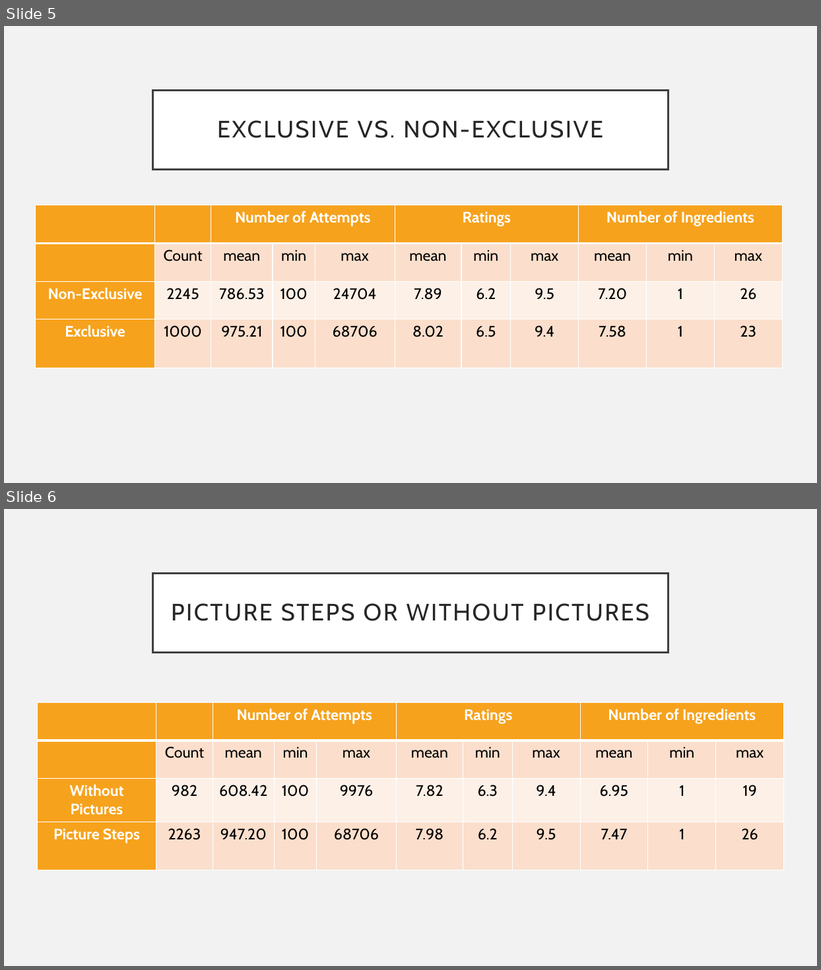
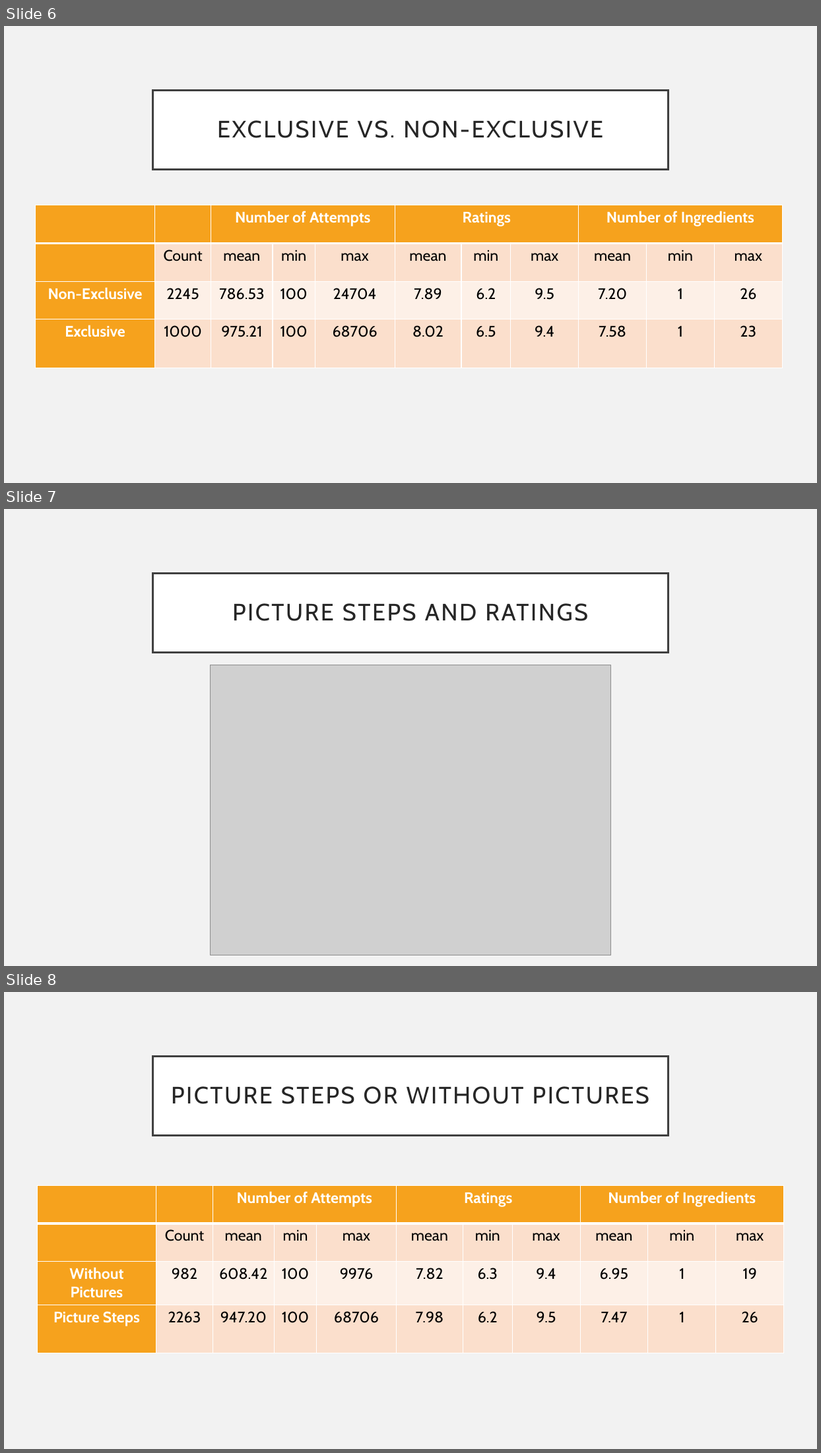
Before and after one commit to shimmer-croissant0707/web_scraping_project, a slide deck: Web_Scraping_Project_Presentation Hanbo Shao.pptx. Shown one above the other, each under a label of ours: slides 5 and 6 before the commit, slides 6, 7 and 8 after it. The pictures are 821x970 and 821x1453 pixels, drawn with LibreOffice and Linux fonts; fonts in the diff are those of the drawing; grey boxes stand for pictures. Boxes give left, top, right and bottom in pixels: in the first picture for what was removed or moved away, otherwise in the second. Text is boxed around its words. In the diff, an @@ line names an element or a change of style, - is before the commit and + after.

```diff
--- a/Web_Scraping_Project_Presentation Hanbo Shao.pptx
+++ b/Web_Scraping_Project_Presentation Hanbo Shao.pptx
@@ slide 7 added at (4,509,817,966), background #F2F2F2 @@
@@ title added at (153,573,668,652), fill #FFFFFF, outline #404040 2.5 pt, 28 pt, text #262626 @@
+PICTURE STEPS AND RATINGS
@@ picture added at (210,665,611,956) @@
@@ what was slide 5 is now slide 6 @@
@@ what was slide 6 is now slide 8 @@
```
Also in this commit, not shown: 2 slides changed, 2 other slides added, 1 other file.
